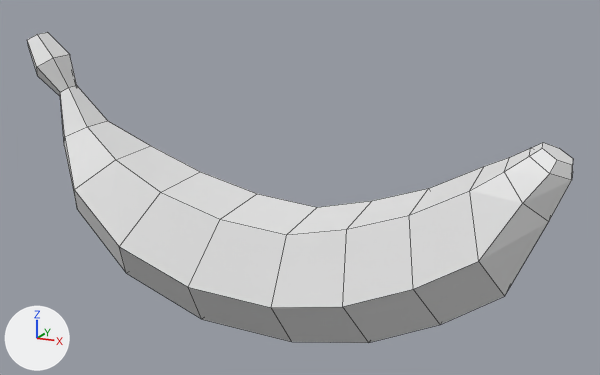
One commit to the Blender file Paint the Town v1/Assets/Models/banana.blend: the scene before it, then after it.
Rendered twice from a 50 mm lens placed at (5.09, -0.09, 3.5), pointed at (0.12, 10.9, 0.15). The lights are fixed; the arrows at lower left show +X, +Y and +Z. Mesh edges are drawn as thin lines.
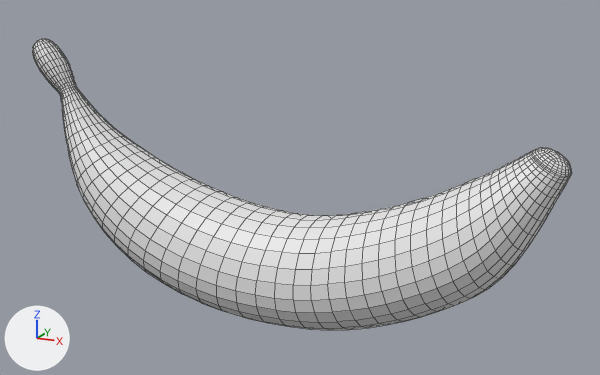
Boxes [x1, y1, x2, y2] around the edits, measured in the pictures (600 x 375 px):
'Circle', reshaped, modifiers changed (6% shorter): before [27, 32, 573, 343]; after [33, 39, 572, 330]
part 1 of me_circle, built on: before [60, 85, 572, 222]; after [57, 81, 571, 222]

Patch to the scene script:
```diff
--- a/Paint the Town v1/Assets/Models/banana.blend.py
+++ b/Paint the Town v1/Assets/Models/banana.blend.py
@@ me_circle @@
 # used by ob_circle; location = (-3.61, 10.68, 0.72); rotation_euler = (1.571, 2.482, 1.571), in degrees (90, 142, 90); scale = (0.381, 0.381, 0.381)
-me_circle.from_pydata(...)  # 84 vertices, 80 faces; spans x -2.8..5.3, y -3.5..6.6, z -2.6..20.0
+me_circle.from_pydata(...)  # 96 vertices, 92 faces; spans x -2.8..5.3, y -3.5..6.6, z -2.6..20.0
+# me_circle part 1
+# 12 faces are deleted
+# 12 vertices are added at x -1.5..0.4, y -1.7..0.2, z -1.1..20.0
+# 24 new faces join them
@@ ob_circle @@
 ob_circle.scale = (0.381, 0.381, 0.381)
+_m = ob_circle.modifiers.new('Subsurf', 'SUBSURF')
+_m.levels = 2
```
